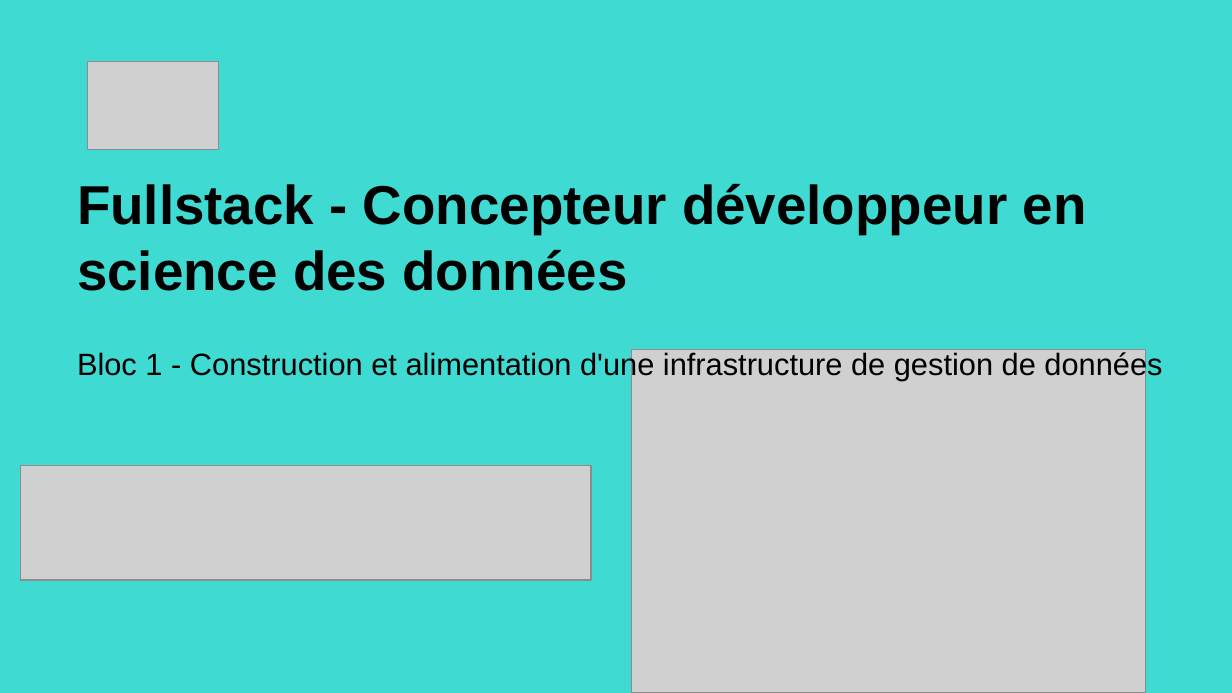
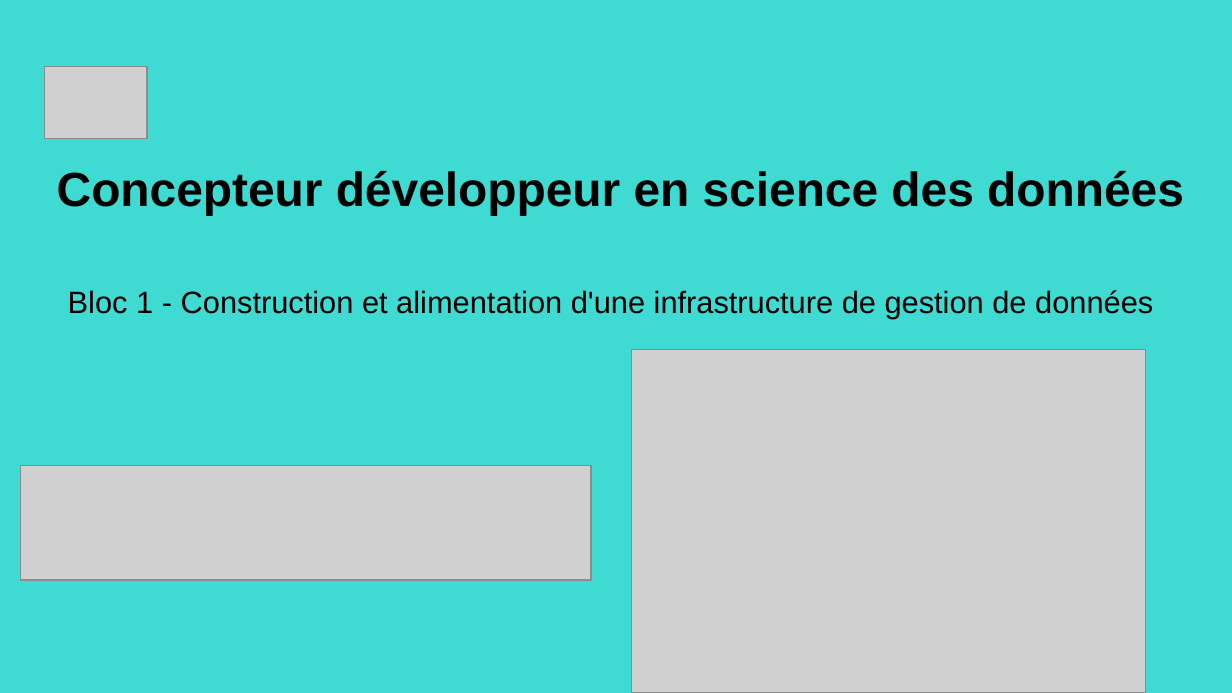
Before and after one commit to Nath-data13/DSFS_certif_2025, a slide deck: slide 1 of Bloc1/bloc1_kayak.pptx. Drawn at 1232x693 pixels with LibreOffice and Linux fonts; fonts in the diff are those of the drawing; grey boxes stand for pictures. Boxes give left, top, right and bottom in pixels: in the first picture for what was removed or moved away, otherwise in the second. Text is boxed around its words. In the diff, an @@ line names an element or a change of style, - is before the commit and + after.

```diff
--- a/Bloc1/bloc1_kayak.pptx
+++ b/Bloc1/bloc1_kayak.pptx
@@ picture resized from (x1=87, y1=62, x2=218, y2=149) to (x1=44, y1=67, x2=147, y2=139) @@
@@ title at (x1=57, y1=171, x2=1184, y2=215): text changed; size 32 to 28 pt @@
-Fullstack - Concepteur développeur en science des données
+Concepteur développeur en science des données
@@ title "Bloc 1 - Construction et ..." moved from (x1=77, y1=351, x2=1162, y2=381) to (x1=68, y1=290, x2=1153, y2=319) @@
```
Also in this commit, not shown: 1 other slide changed, 9 slides added, 6 slides removed, 2 other files.
